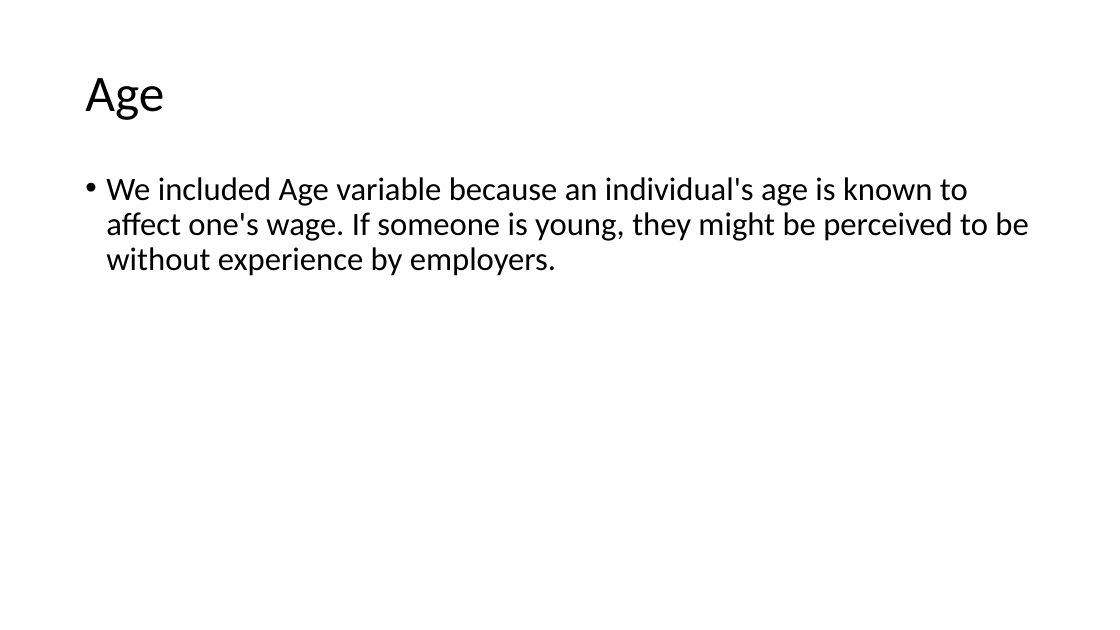
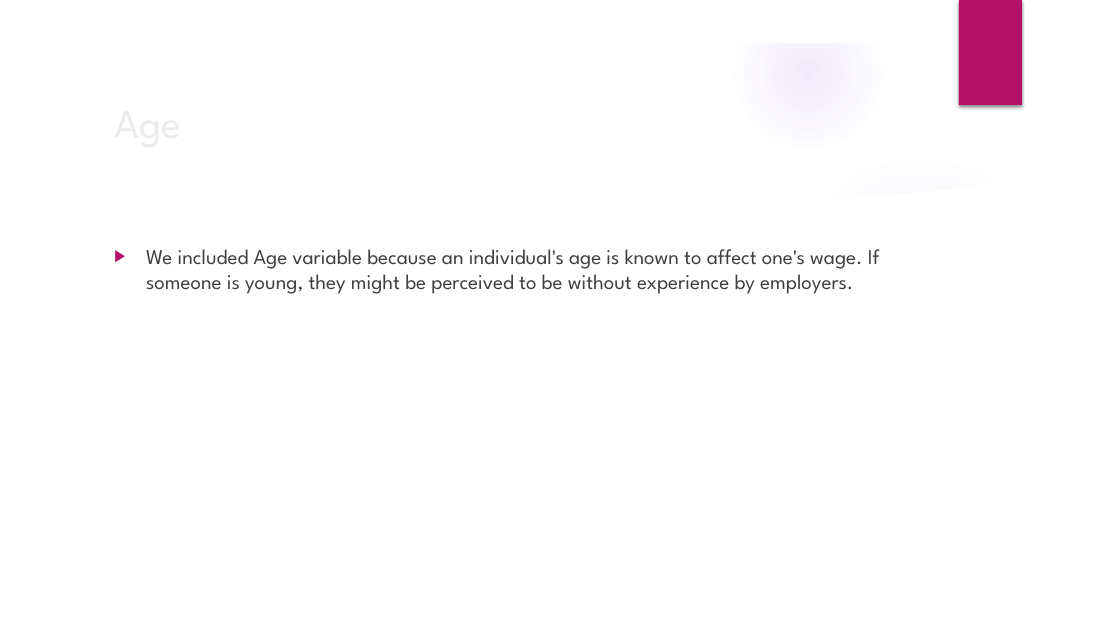
Before and after one commit to Ashwani-hub/Final-Project, a slide deck: slide 7 of Presentation.pptx. Drawn at 1120x630 pixels with LibreOffice and Linux fonts; fonts in the diff are those of the drawing; background and template pictures are left out. Boxes give left, top, right and bottom in pixels: in the first picture for what was removed or moved away, otherwise in the second. Text is boxed around its words. In the diff, an @@ line names an element or a change of style, - is before the commit and + after.

```diff
--- a/Presentation.pptx
+++ b/Presentation.pptx
@@ group added at (0, 0, 1120, 630): 4 ellipses, 3 freeform shapes @@
@@ rectangle added at (959, 0, 1022, 105), fill #B31166 @@
@@ title "Age": place and size @@
-title "Age" at (85, 78, 164, 120)
+title "Age" at (254, 250, 288, 269)
@@ title "Age" at (254, 250, 288, 269): size 44 to 36 pt, font Calibri to League Spartan, text colour #000000 to #EBEBEB; line spacing 0.9 to 1 @@
@@ text "We included Age variable because ...": place and size @@
-text "We included Age variable because ..." at (106, 177, 1028, 276)
+text "We included Age variable because ..." at (146, 249, 880, 294)
@@ text "We included Age variable because ..." at (146, 249, 880, 294): size 28 to 18 pt, font Calibri to League Spartan, text colour #000000 to #404040; bullet • to ▶; line spacing 0.9 to 1 @@
```
Also in this commit, not shown: 16 other slides changed.
